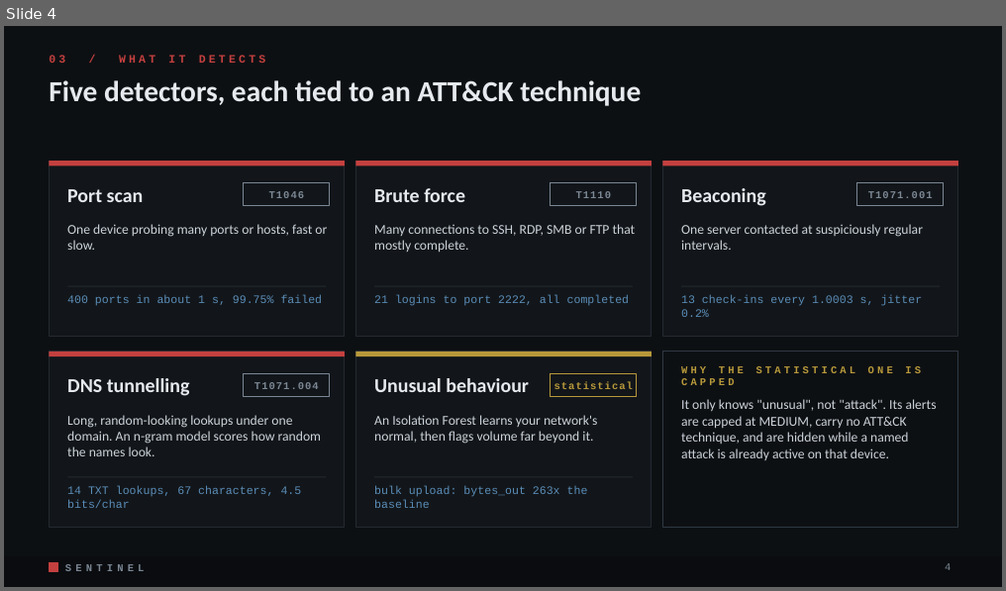
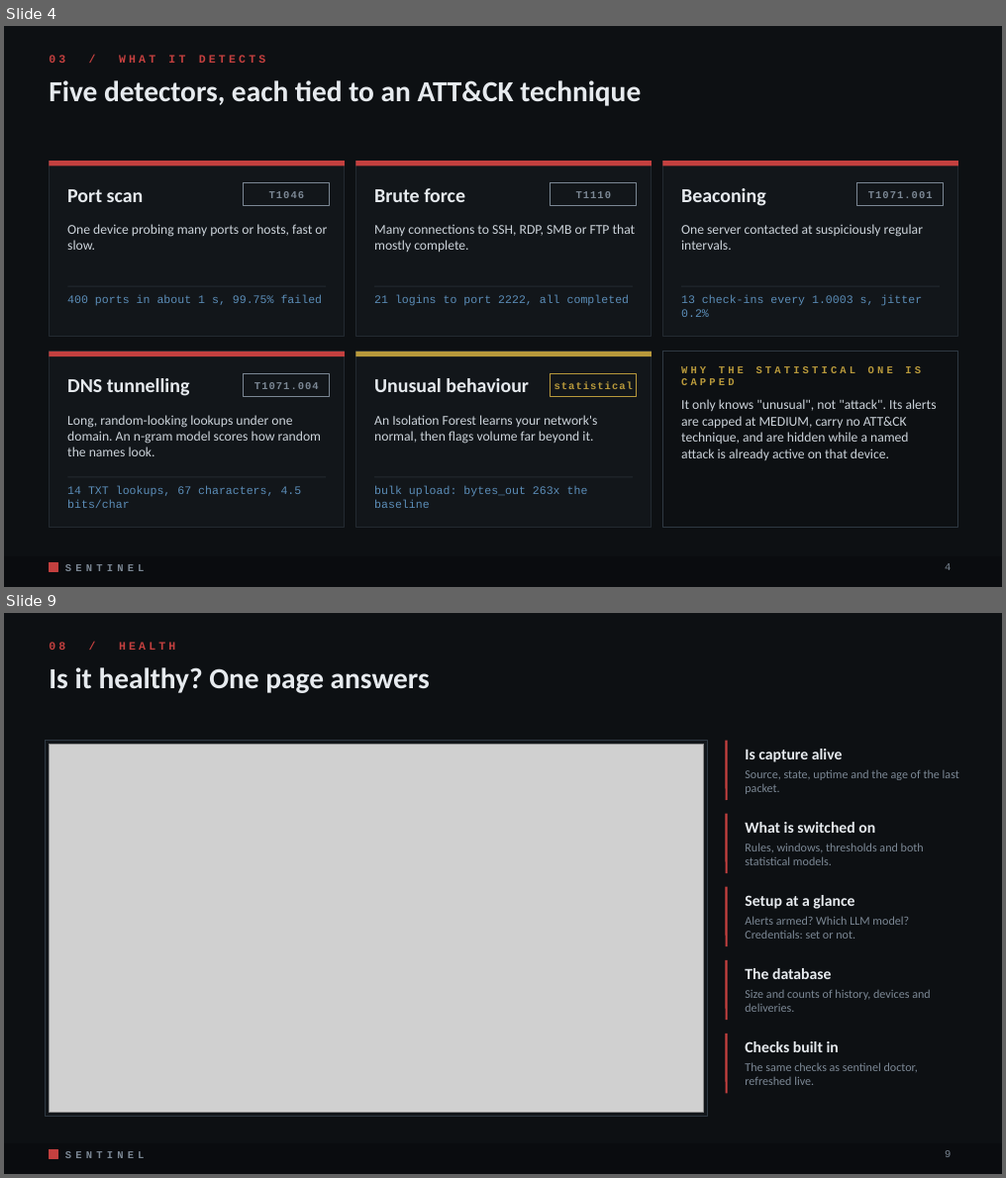
Before and after one commit to MRX-72/Hackt0b3r, a slide deck: docs/pitch/Sentinel_Pitch.pptx. Shown one above the other, each under a label of ours: slide 4 before the commit, slides 4 and 9 after it; the slides between them are not shown. The pictures are 1006x591 and 1006x1178 pixels, drawn with LibreOffice and Linux fonts; fonts in the diff are those of the drawing; grey boxes stand for pictures. Boxes give left, top, right and bottom in pixels: in the first picture for what was removed or moved away, otherwise in the second. Text is boxed around its words. In the diff, an @@ line names an element or a change of style, - is before the commit and + after.

Commit message:
Pitch deck: 19 slides with new console screenshots (notifications, devices, health), updated numbers, PDF export

```diff
--- a/docs/pitch/Sentinel_Pitch.pptx
+++ b/docs/pitch/Sentinel_Pitch.pptx
@@ slide 9 added at (4,613,1002,1174), background #0D1013; not listed: 3 template elements that a slide beside it also shows @@
@@ text added at (49,642,175,650), 11 pt, text #C4403F, bold @@
+08 / HEALTH
@@ title added at (49,667,430,693), 28 pt, text #E6EAEE, bold @@
+Is it healthy? One page answers
@@ rectangle added at (46,741,708,1116), fill #12161A, outline #2F3943 1 pt @@
@@ picture added at (49,744,704,1112) @@
@@ line added from (727, 741) to (727, 800), #C4403F 2 pt @@
@@ text added at (745,749,843,762), 15 pt, text #E6EAEE, bold @@
+Is capture alive
@@ text added at (745,770,959,794), 11.5 pt, text #7B8794 @@
+Source, state, uptime and the age of the last packet.
@@ line added from (727, 814) to (727, 873), #C4403F 2 pt @@
@@ text added at (745,822,875,833), 15 pt, text #E6EAEE, bold @@
+What is switched on
@@ text added at (745,843,924,865), 11.5 pt, text #7B8794 @@
+Rules, windows, thresholds and both statistical models.
@@ line added from (727, 887) to (727, 947), #C4403F 2 pt @@
@@ text added at (745,895,854,909), 15 pt, text #E6EAEE, bold @@
+Setup at a glance
@@ text added at (745,916,909,939), 11.5 pt, text #7B8794 @@
+Alerts armed? Which LLM model? Credentials: set or not.
@@ line added from (727, 960) to (727, 1020), #C4403F 2 pt @@
@@ text added at (745,968,832,979), 15 pt, text #E6EAEE, bold @@
+The database
@@ text added at (745,989,930,1012), 11.5 pt, text #7B8794 @@
+Size and counts of history, devices and deliveries.
@@ line added from (727, 1034) to (727, 1093), #C4403F 2 pt @@
@@ text added at (745,1042,839,1053), 15 pt, text #E6EAEE, bold @@
+Checks built in
@@ text added at (745,1062,918,1085), 11.5 pt, text #7B8794 @@
+The same checks as sentinel doctor, refreshed live.
@@ page number added at (944,1151,950,1157), 10 pt, text #7B8794 @@
+9
```
Also in this commit, not shown: 11 slides changed, 2 other slides added, 8 other files.
